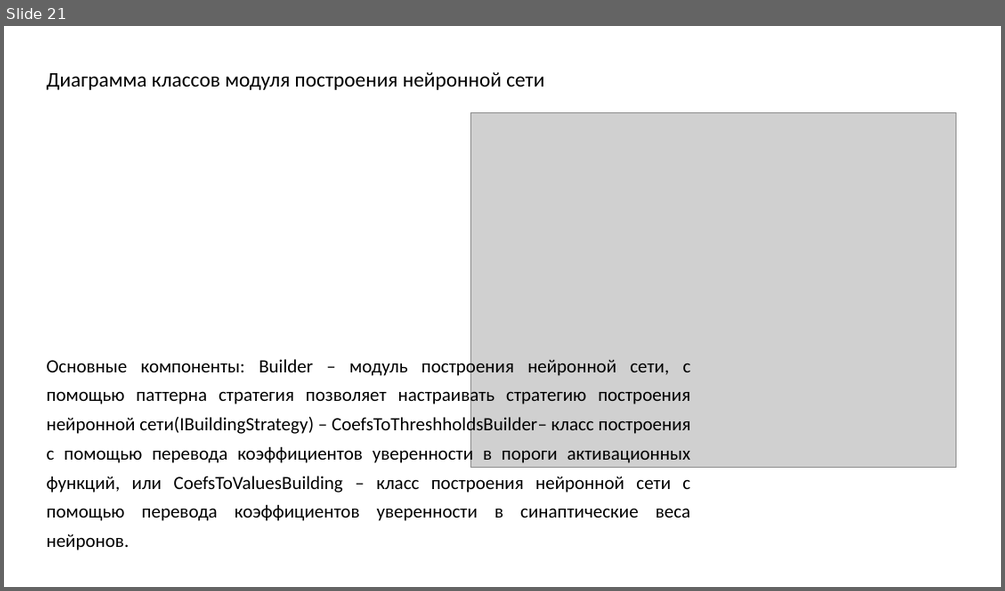
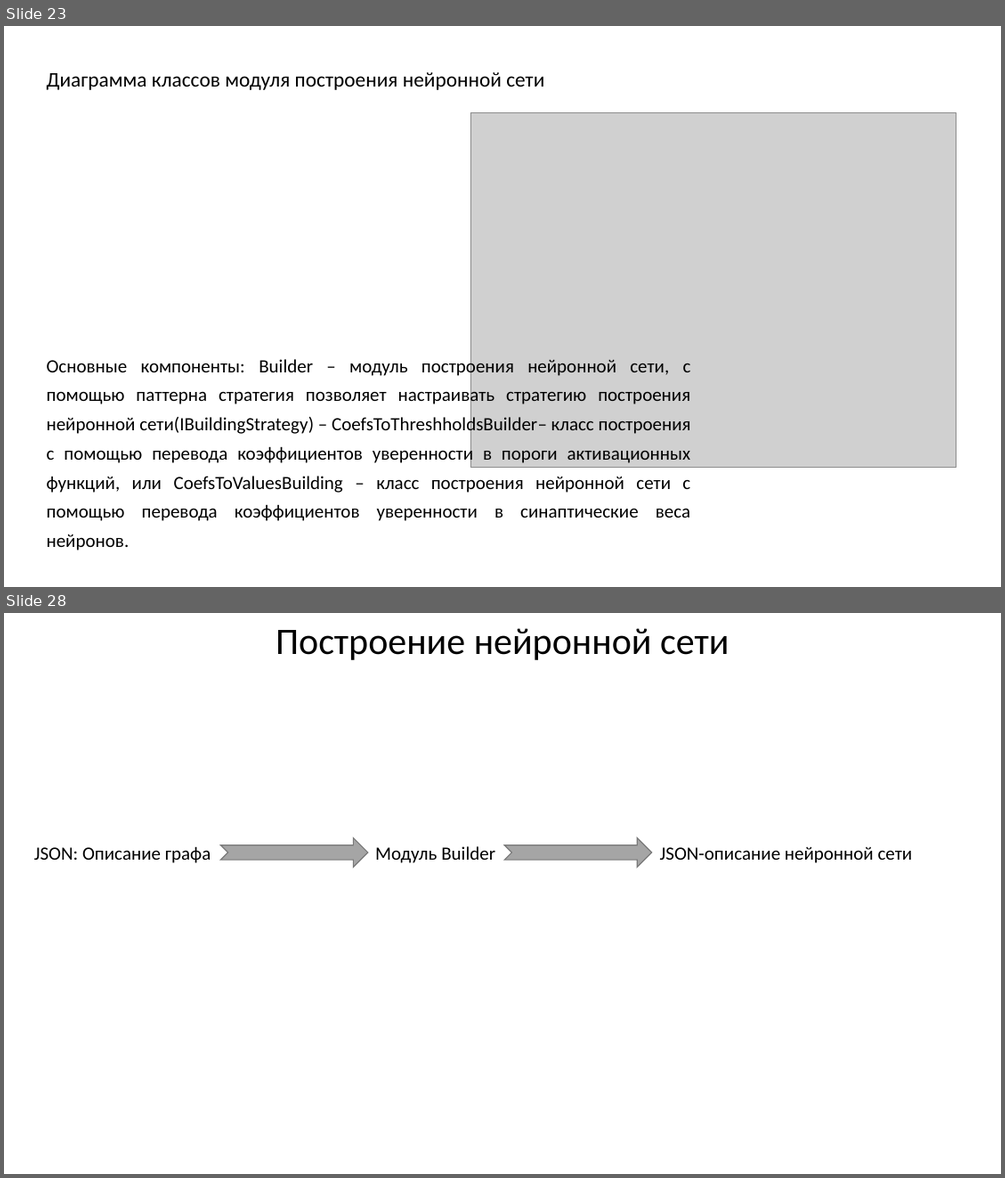
Before and after one commit to sevoster/hybrid-decision-making-system, a slide deck: docs/Синтетическая Презентация.pptx. Shown one above the other, each under a label of ours: slide 21 before the commit, slides 23 and 28 after it; the slides between them are not shown. The pictures are 1005x591 and 1005x1178 pixels, drawn with LibreOffice and Linux fonts; fonts in the diff are those of the drawing; grey boxes stand for pictures. Boxes give left, top, right and bottom in pixels: in the first picture for what was removed or moved away, otherwise in the second. Text is boxed around its words. In the diff, an @@ line names an element or a change of style, - is before the commit and + after.

```diff
--- a/docs/Синтетическая Презентация.pptx
+++ b/docs/Синтетическая Презентация.pptx
@@ slide 28 added at bbox=[4, 613, 1001, 1174], background #FFFFFF @@
@@ text added at bbox=[275, 628, 728, 660], 36 pt, text #000000 @@
+Построение нейронной сети
@@ text added at bbox=[34, 846, 210, 863], 18 pt, text #000000 @@
+JSON: Описание графа
@@ notched right arrow added at bbox=[221, 838, 368, 868], fill #A5A5A5, outline #7A7A7A 1 pt @@
@@ text added at bbox=[375, 846, 495, 863], 18 pt, text #000000 @@
+Модуль Builder
@@ notched right arrow added at bbox=[504, 838, 652, 868], fill #A5A5A5, outline #7A7A7A 1 pt @@
@@ text added at bbox=[660, 846, 913, 863], 18 pt, text #000000 @@
+JSON-описание нейронной сети
@@ what was slide 21 is now slide 23 @@
```
Also in this commit, not shown: 10 slides changed, 7 other slides added.
